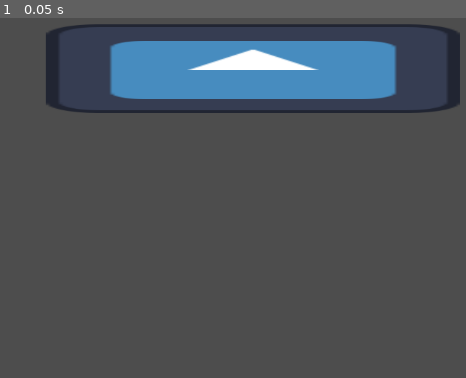
Above: before the commit, frame 1.
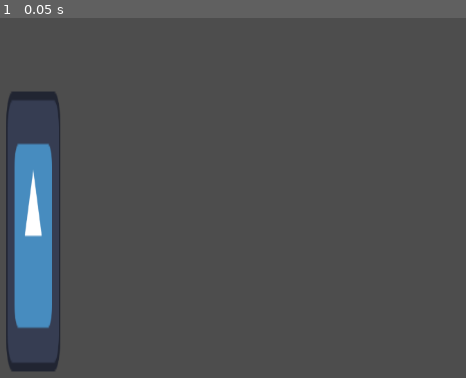
Above: after the commit, the same moment.

Repository: TalesMarc/AngelaCultoRepository
Game: Godot game, scene res://node_2d.tscn
The game is run twice, just before and just after one commit, with the same random seed, the same clock (stepped at 60 frames per second) and the same inputs. The engine's default icon, where the game draws it, is replaced by a stand-in: a white triangle on a blue panel in a dark square.
Inputs:
- Up to frame 1 (0.05 s): no input

The runs differ from the first frame. In frame 1, 18% of the frame differs, in the area x 1-99%, y 1-99%.

Commit message:
Atualização automática do projeto

Diff:
--- a/node_2d.tscn
+++ b/node_2d.tscn
@@ -8,6 +8,6 @@
 position = Vector2(-4, 3)
 
 [node name="Sprite2D" type="Sprite2D" parent="CharacterBody2D2"]
-position = Vector2(591, 73)
-scale = Vector2(4.66406, 1)
+position = Vector2(274, 308)
+scale = Vector2(0.61328, 3.15625)
 texture = ExtResource("1_wtcfe")
